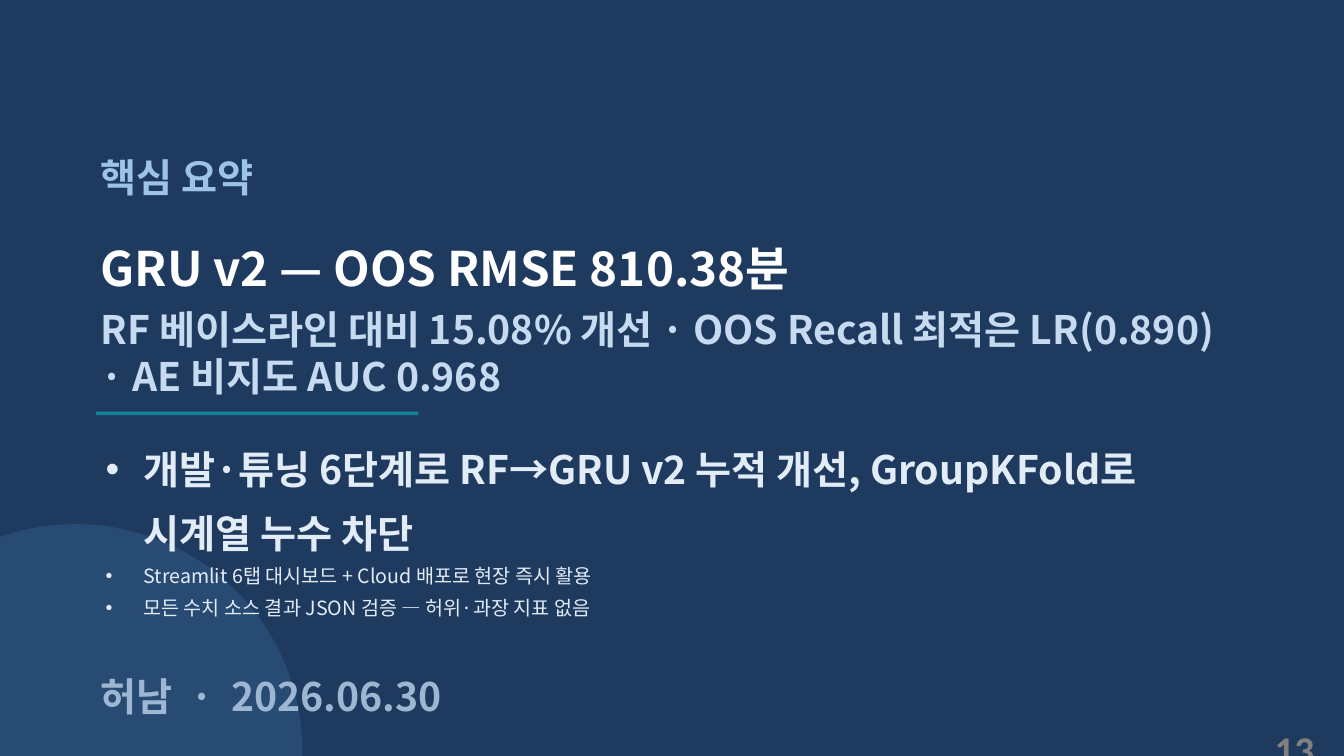
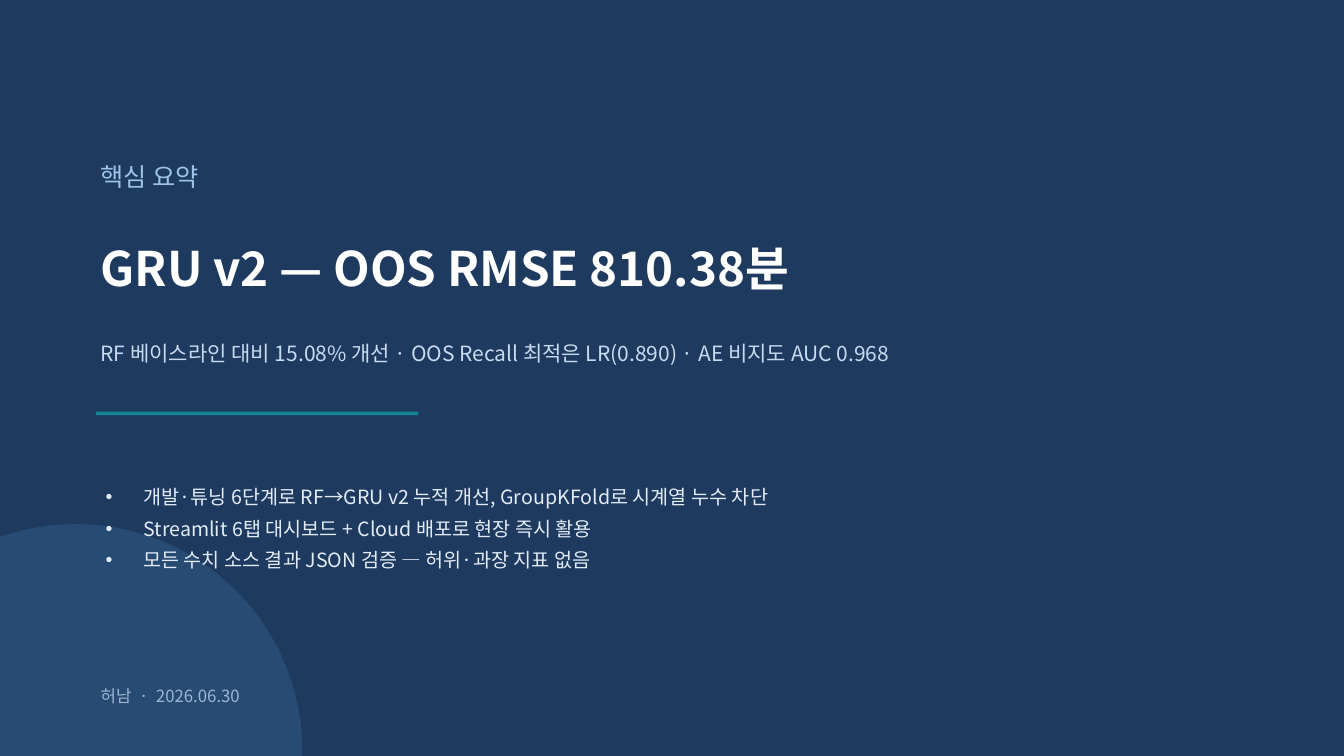
Before and after one commit to vapsnamheo-dev/AISOURCE, a slide deck: slide 13 of Homework/DL_FactoryAutomation/산출물/딥러닝_FEMTO_RUL_발표자료_v2.pptx. Drawn at 1344x756 pixels with LibreOffice and Linux fonts; fonts in the diff are those of the drawing. Boxes give left, top, right and bottom in pixels: in the first picture for what was removed or moved away, otherwise in the second. Text is boxed around its words. In the diff, an @@ line names an element or a change of style, - is before the commit and + after.

```diff
--- a/Homework/DL_FactoryAutomation/산출물/딥러닝_FEMTO_RUL_발표자료_v2.pptx
+++ b/Homework/DL_FactoryAutomation/산출물/딥러닝_FEMTO_RUL_발표자료_v2.pptx
@@ text "핵심 요약" at <box>101,165,199,188</box>: size 28 to 18 pt, bold off @@
@@ text "RF 베이스라인 대비 15.08% 개선 ..." at <box>101,343,889,365</box>: size 28 to 15 pt, bold off @@
@@ text at <box>143,487,768,509</box>: size 28 to 14 pt, bold off in "개발·튜닝 6단계로 RF→GRU v2 누적 개선, GroupKFold로 ..." @@
@@ text "허남 · 2026.06.30" at <box>101,688,240,703</box>: size 28 to 12 pt, bold off @@
@@ text removed at <box>1245,721,1325,749</box> @@
-13
```
Also in this commit, not shown: 13 other slides changed, 5 slides removed, 2 other files.
